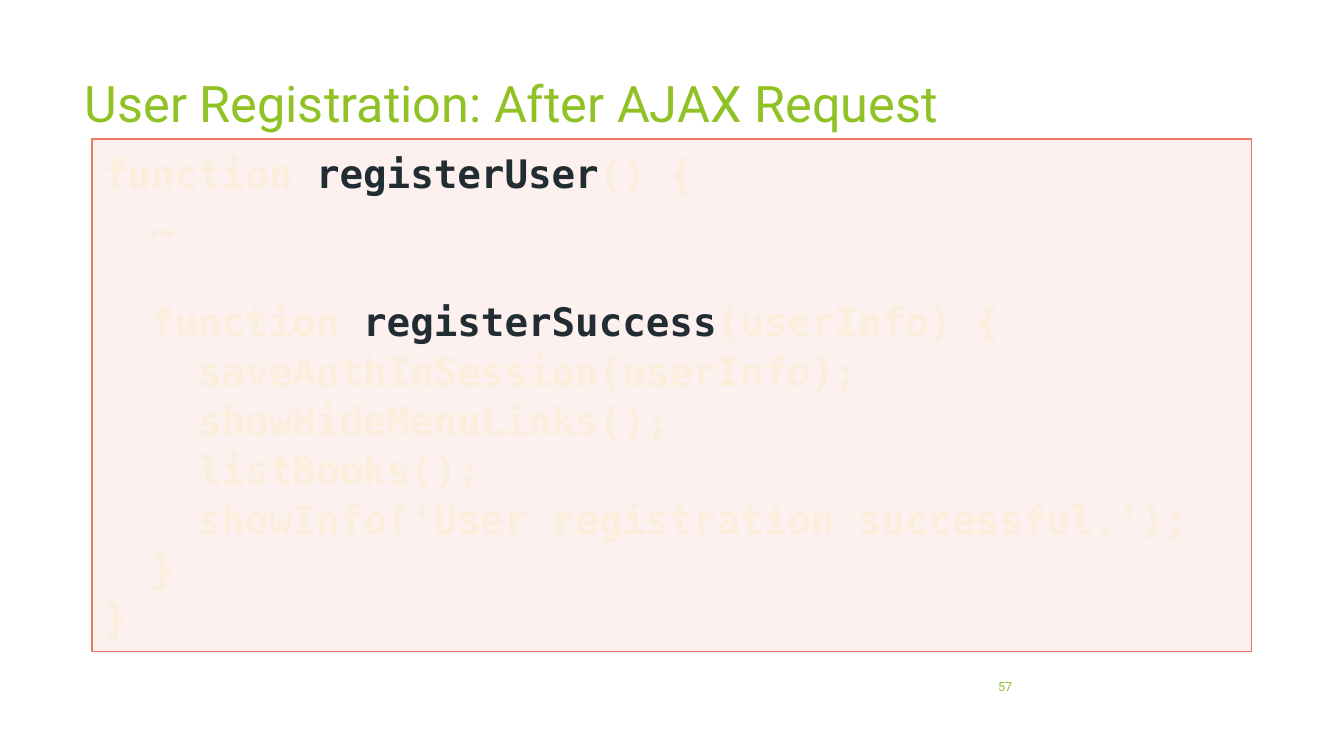
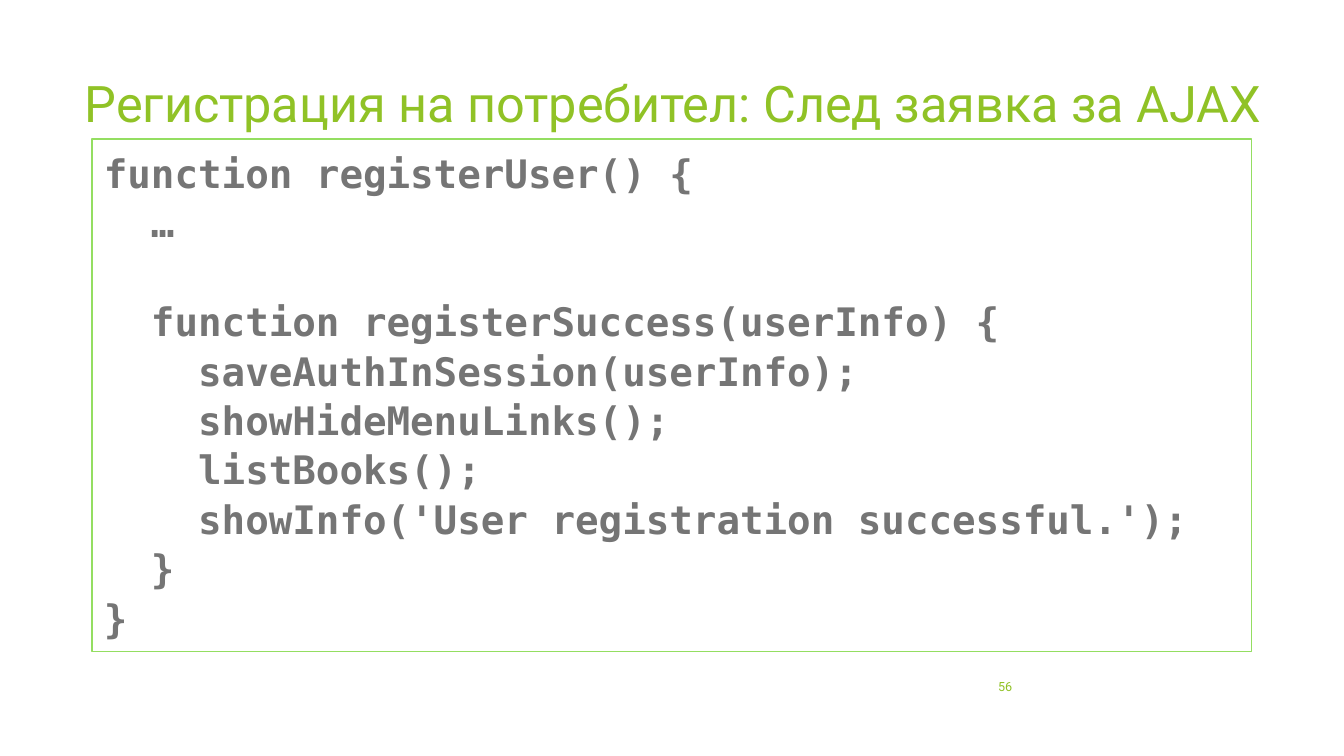
Before and after one commit to profjordanov/hybrid-app-development, a slide deck: slide 56 of 03. Async JS/tasks.pptx (slide 57 before the commit). Drawn at 1344x756 pixels with LibreOffice and Linux fonts; fonts in the diff are those of the drawing. Boxes give left, top, right and bottom in pixels: in the first picture for what was removed or moved away, otherwise in the second. Text is boxed around its words. In the diff, an @@ line names an element or a change of style, - is before the commit and + after.

```diff
--- a/03. Async JS/tasks.pptx
+++ b/03. Async JS/tasks.pptx
@@ title at <box>85,83,1262,133</box>: text changed @@
-User Registration: After AJAX Request
+Регистрация на потребител: След заявка за AJAX
@@ rectangle "function registerUser() {" at <box>92,139,1251,651</box>: text colour #FBEEDC to #767676 in "function registerUser() {", "…", "function registerSuccess(userInfo) {", "saveAuthInSession(userInfo);" and 5 more places; text colour #212D32 to #767676 in "registerUser()", "registerSuccess(userInfo)"; fill #F2A499 at 15% opacity to none; outline #EB7766 1 pt to #94DE61 1 pt @@
@@ page number at <box>998,682,1012,691</box>: text changed @@
-57
+56
```
Also in this commit, not shown: 50 other slides changed, 9 slides added, 13 slides removed, 1 other file.
